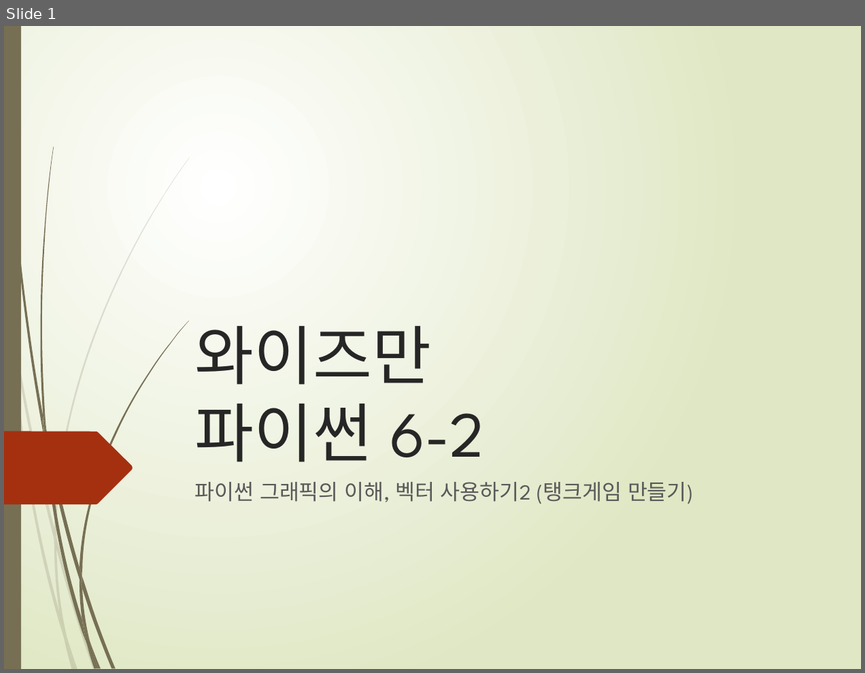
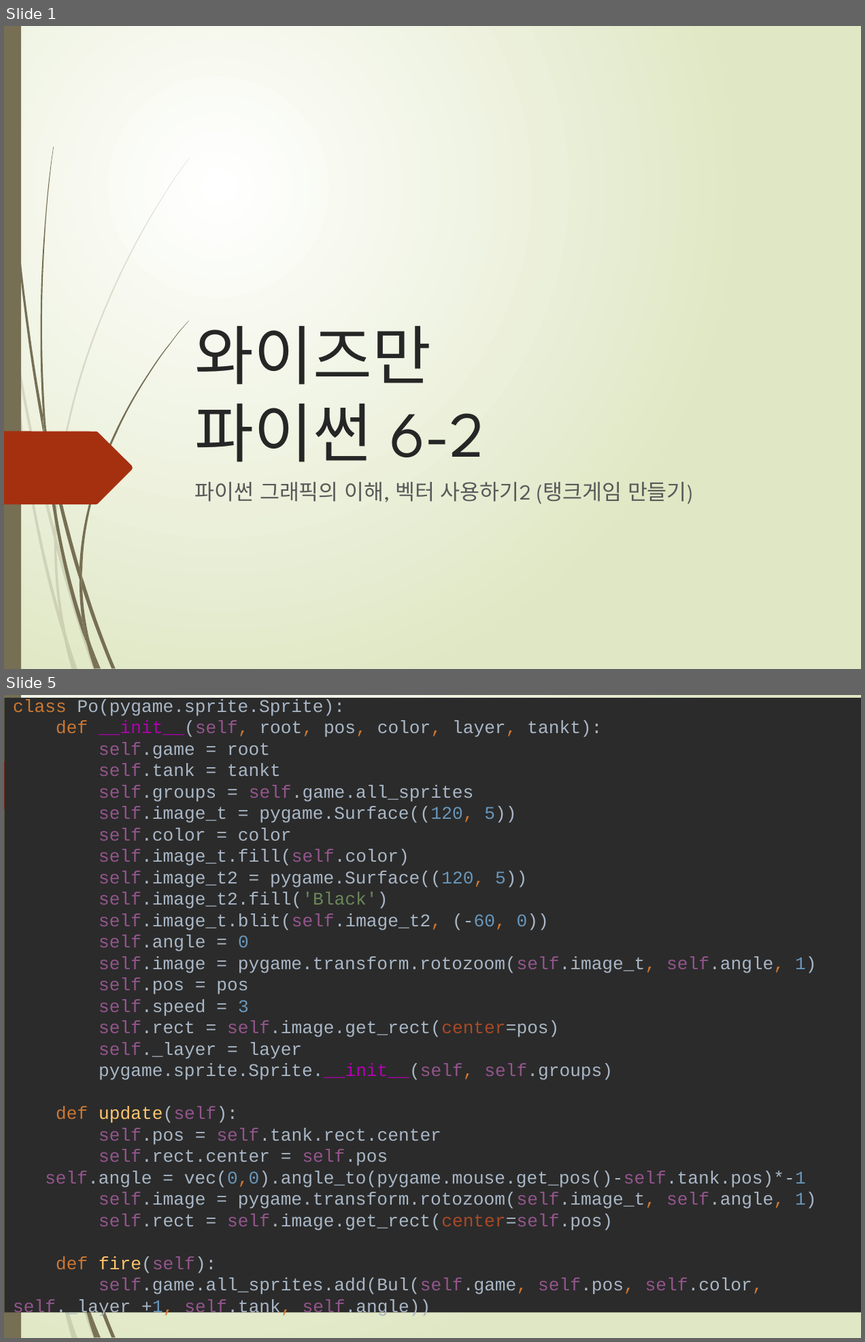
Before and after one commit to freshmea/weizman_python_class, a slide deck: textbook/파이썬6-2교시.pptx. Shown one above the other, each under a label of ours: slide 1 before the commit, slides 1 and 5 after it; the slides between them are not shown. The pictures are 865x673 and 865x1342 pixels, drawn with LibreOffice and Linux fonts; fonts in the diff are those of the drawing. Boxes give left, top, right and bottom in pixels: in the first picture for what was removed or moved away, otherwise in the second. Text is boxed around its words. In the diff, an @@ line names an element or a change of style, - is before the commit and + after.

```diff
--- a/textbook/파이썬6-2교시.pptx
+++ b/textbook/파이썬6-2교시.pptx
@@ slide 5 added at bbox=[4, 695, 861, 1338], background gradient #FFFFFF to #DFE8C4; not listed: 13 template elements that a slide beside it also shows @@
@@ rectangle added at bbox=[5, 698, 861, 1312], fill #2B2B2B, 15 pt, text #A9B7C6 @@
+class Po(pygame.sprite.Sprite):
+def __init__(self, root, pos, color, layer, tankt):
+self.game = root
+self.tank = tankt
+self.groups = self.game.all_sprites
+self.image_t = pygame.Surface((120, 5))
+self.color = color
+self.image_t.fill(self.color)
+self.image_t2 = pygame.Surface((120, 5))
+self.image_t2.fill('Black')
+self.image_t.blit(self.image_t2, (-60, 0))
+self.angle = 0
+self.image = pygame.transform.rotozoom(self.image_t, self.angle, 1)
+self.pos = pos
+self.speed = 3
+self.rect = self.image.get_rect(center=pos)
+self._layer = layer
+pygame.sprite.Sprite.__init__(self, self.groups)
+def update(self):
+self.pos = self.tank.rect.center
+self.rect.center = self.pos
+self.angle = vec(0,0).angle_to(pygame.mouse.get_pos()-self.tank.pos)*-1
+self.image = pygame.transform.rotozoom(self.image_t, self.angle, 1)
+self.rect = self.image.get_rect(center=self.pos)
+def fire(self):
+self.game.all_sprites.add(Bul(self.game, self.pos, self.color, self._layer +1, self.tank, self.angle))
@@ freeform shape added at bbox=[4, 762, 132, 810], fill #A53010 @@
```
Also in this commit, not shown: 5 slides changed, 2 other slides added, 4 slides removed, 5 other files.
